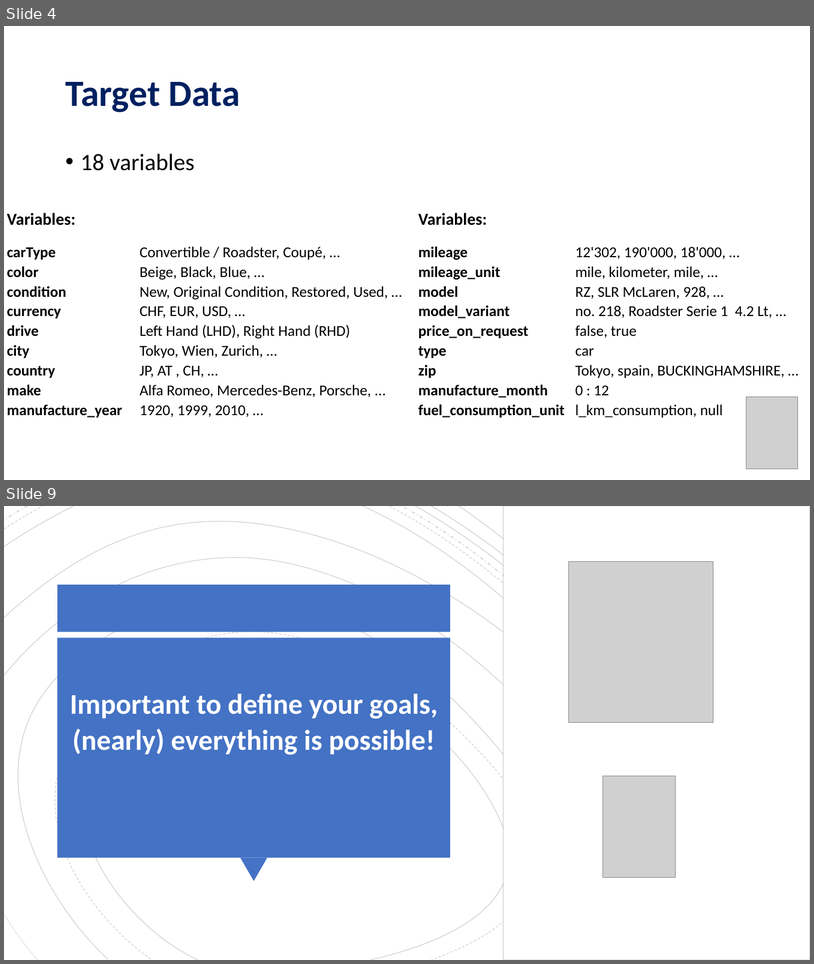
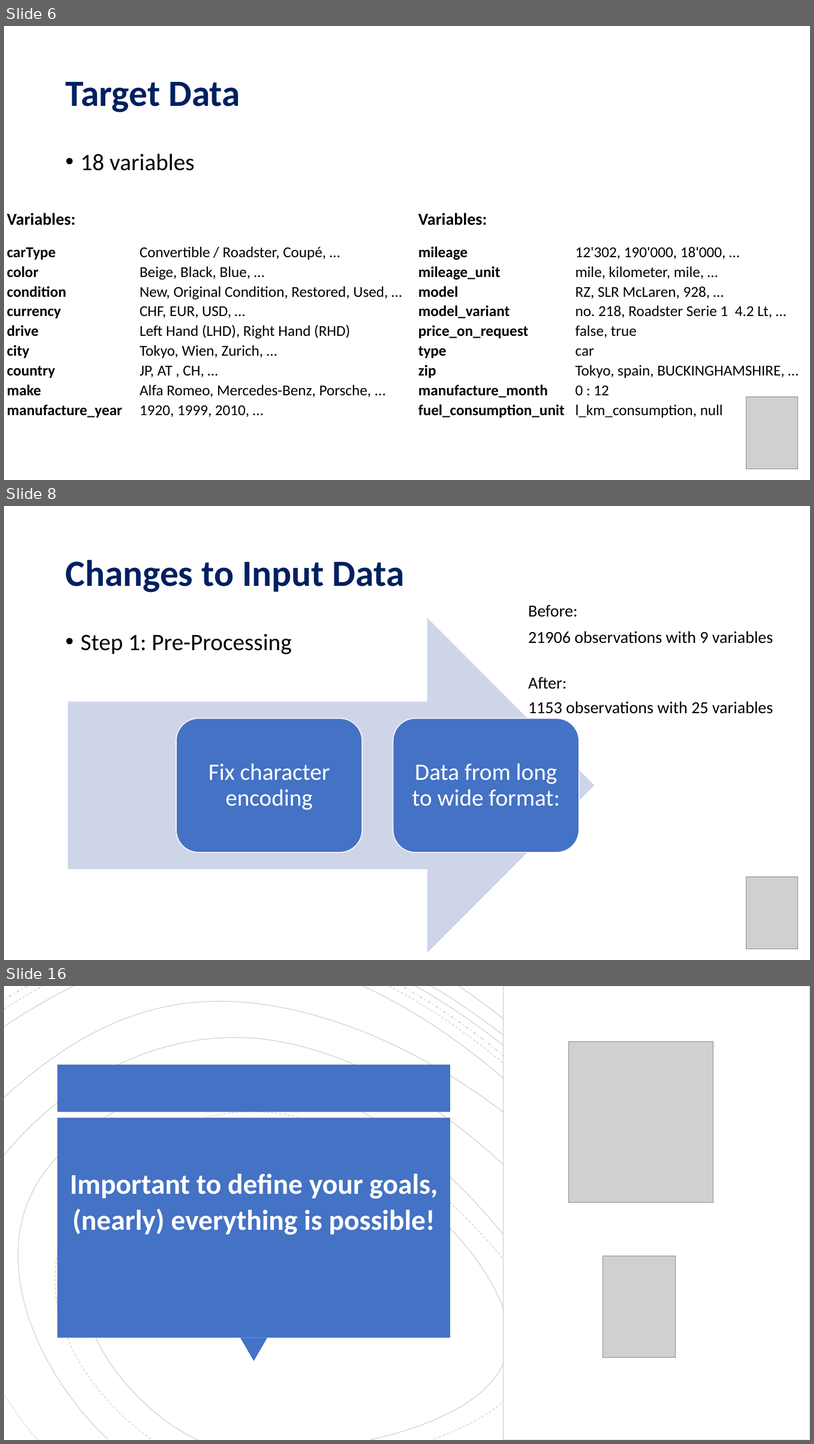
Before and after one commit to MauroSchlaepfer/Onedot, a slide deck: Onedot_Presentation.pptx. Shown one above the other, each under a label of ours: slides 4 and 9 before the commit, slides 6, 8 and 16 after it; the slides between them are not shown. The pictures are 814x964 and 814x1444 pixels, drawn with LibreOffice and Linux fonts; fonts in the diff are those of the drawing; grey boxes stand for pictures. Boxes give left, top, right and bottom in pixels: in the first picture for what was removed or moved away, otherwise in the second. Text is boxed around its words. In the diff, an @@ line names an element or a change of style, - is before the commit and + after.

```diff
--- a/Onedot_Presentation.pptx
+++ b/Onedot_Presentation.pptx
@@ slide 8 added at bbox=[4, 506, 810, 960], background #FFFFFF @@
@@ title added at bbox=[65, 559, 405, 592], 44 pt, text #002060, bold @@
+Changes to Input Data
@@ text added at bbox=[528, 604, 773, 643], 20 pt, text #000000 @@
+Before:
+21906 observations with 9 variables
@@ text added at bbox=[81, 634, 291, 654], 28 pt, text #000000 @@
+• Step 1: Pre-Processing
@@ text added at bbox=[528, 676, 773, 714], 20 pt, text #000000 @@
+After:
+1153 observations with 25 variables
@@ group added at bbox=[68, 618, 595, 952]: 2 rounded rectangles, 2 texts, 1 right arrow @@
+Fix character encoding
+Data from long to wide format:
@@ picture added at bbox=[747, 877, 799, 949] @@
@@ what was slide 4 is now slide 6 @@
@@ what was slide 9 is now slide 16 @@
```
Also in this commit, not shown: 4 slides changed, 7 other slides added, 1 slide removed.
